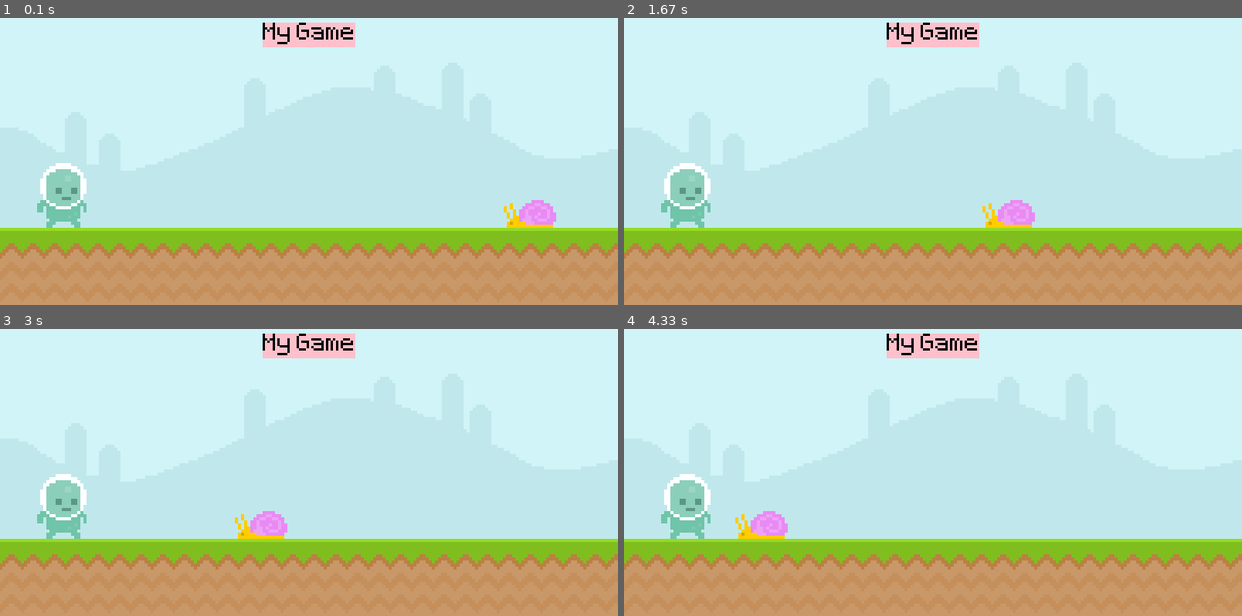
Above: before the commit, frames 1-4 (two rows, left to right).
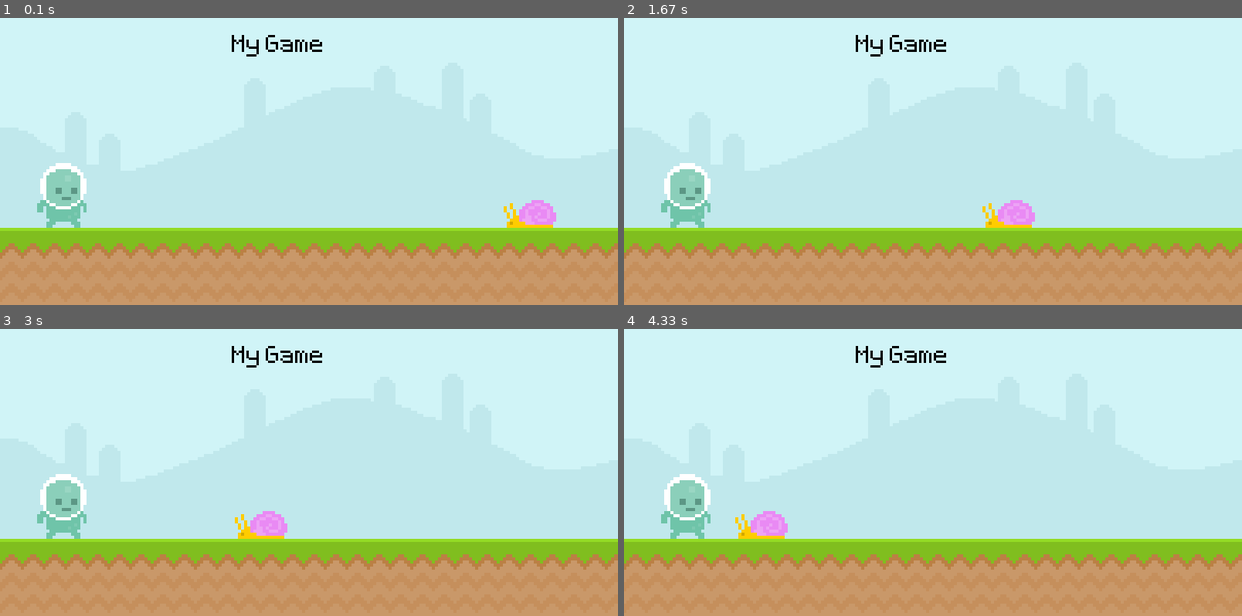
Above: after the commit, the same moments.

Repository: LZf1r3/Pygame-Study
Game: pygame game, started from First_project.py
Same seed, same stepped clock (60 frames per second), same inputs: the game is played once before the commit and once after it.
Inputs:
- Up to frame 1 (0.1 s): no input
- Up to frame 2 (1.67 s): no input
- Up to frame 3 (3 s): no input
- Up to frame 4 (4.33 s): no input

The runs differ from the first frame. In frame 1, 1.5% of the frame differs, in the area x 37-58%, y 1-14%; in frame 2, 1.5%; in frame 3, 1.5%; in frame 4, 1.5%.

Commit message:
Update First_project.py

Diff:
--- a/First_project.py
+++ b/First_project.py
@@ -18,14 +18,12 @@
 # Importing sky picture for background
 sky_surface = pygame.image.load(
     'UltimatePygameIntro-main/graphics/Sky.png').convert()
-
 # Importing ground picture for the ground
 ground_surface = pygame.image.load(
     'UltimatePygameIntro-main/graphics/ground.png').convert()
+# teste_font.render(text, AA, color) <AA means anti-aliasing, which is to smooth the edges of the text>
+text_surface = test_font.render("My Game", False, "Black")
 
-# teste_font.render(text, AA, color) <AA means anti-aliasing, which is to smooth the edges of the text>
-score_surface = test_font.render("My Game", False, "Black")
-score_rectangle = score_surface.get_rect(center=(400,50))
 player_surface = pygame.image.load(
     "UltimatePygameIntro-main/graphics/player/player_walk_1.png").convert_alpha()
 # player_surface.ger_rect(topleft = (x,y))
@@ -46,20 +44,17 @@
         if event.type == pygame.MOUSEMOTION:
             if player_rectangle.collidepoint(event.pos):
                 exit()
+
     screen.blit(sky_surface, (0, 0))
     # Defining the position of the ground
     screen.blit(ground_surface, (0, 300))
-    pygame.draw.rect(screen,'pink',score_rectangle)
-    pygame.draw.rect(screen,'pink',score_rectangle,10)
-
-    screen.blit(score_surface, score_rectangle)  # Defining the position of the text
+    screen.blit(text_surface, (300, 50))  # Defining the position of the text
 
     snail_rectangle.x -= 1
     if snail_rectangle.x <= -100:
         snail_rectangle.x = 800
     screen.blit(snail_surface, snail_rectangle)
     screen.blit(player_surface, player_rectangle)
-    if snail_rectangle.colliderect(player_rectangle):print("Dead")
 
     # if player_rectangle.colliderect(snail_rectangle):
     #    print("Collision")
